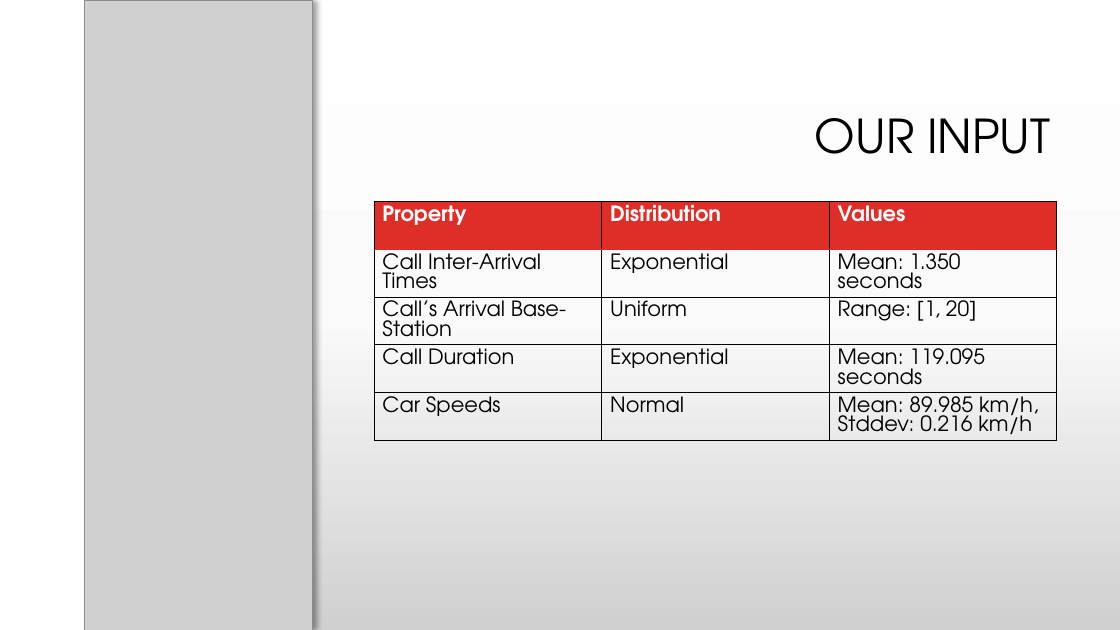
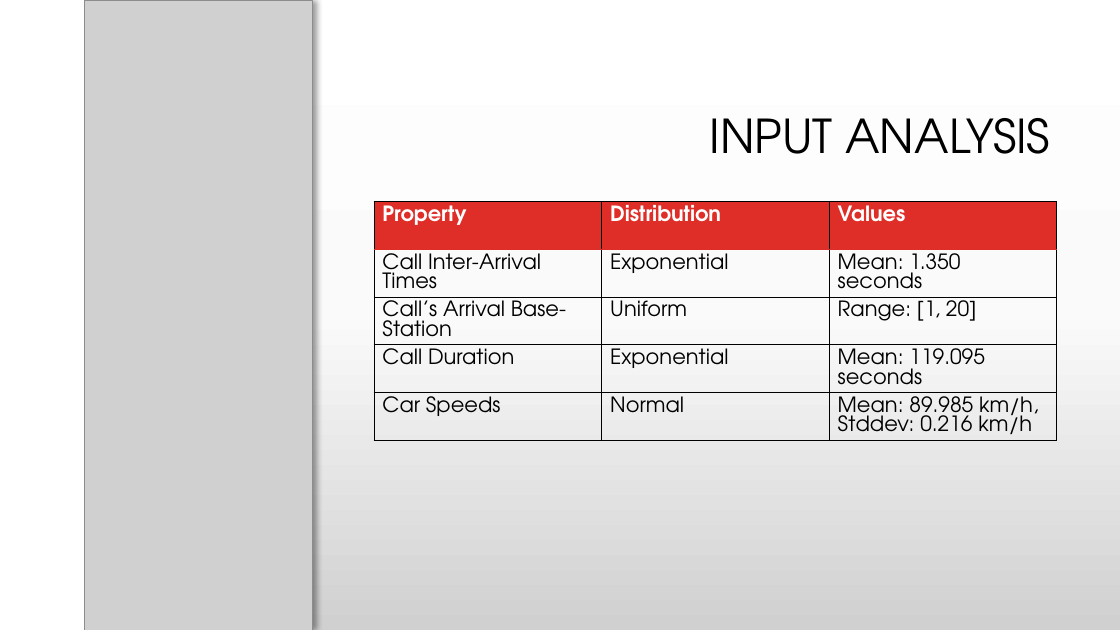
Before and after one commit to BUDDHAZAPHA/CS5233-Projects-Group-8, a slide deck: slide 2 of A2/A2 Presentation.pptx. Drawn at 1120x630 pixels with LibreOffice and Linux fonts; fonts in the diff are those of the drawing; grey boxes stand for pictures; background and template pictures are left out. Boxes give left, top, right and bottom in pixels: in the first picture for what was removed or moved away, otherwise in the second. Text is boxed around its words. In the diff, an @@ line names an element or a change of style, - is before the commit and + after.

Commit message:
Fixed presentation slides

```diff
--- a/A2/A2 Presentation.pptx
+++ b/A2/A2 Presentation.pptx
@@ title at (x1=710, y1=118, x2=1051, y2=154): text changed @@
-OUR INPUT
+INPUT ANALYSIS
```
Also in this commit, not shown: 1 slide added.
